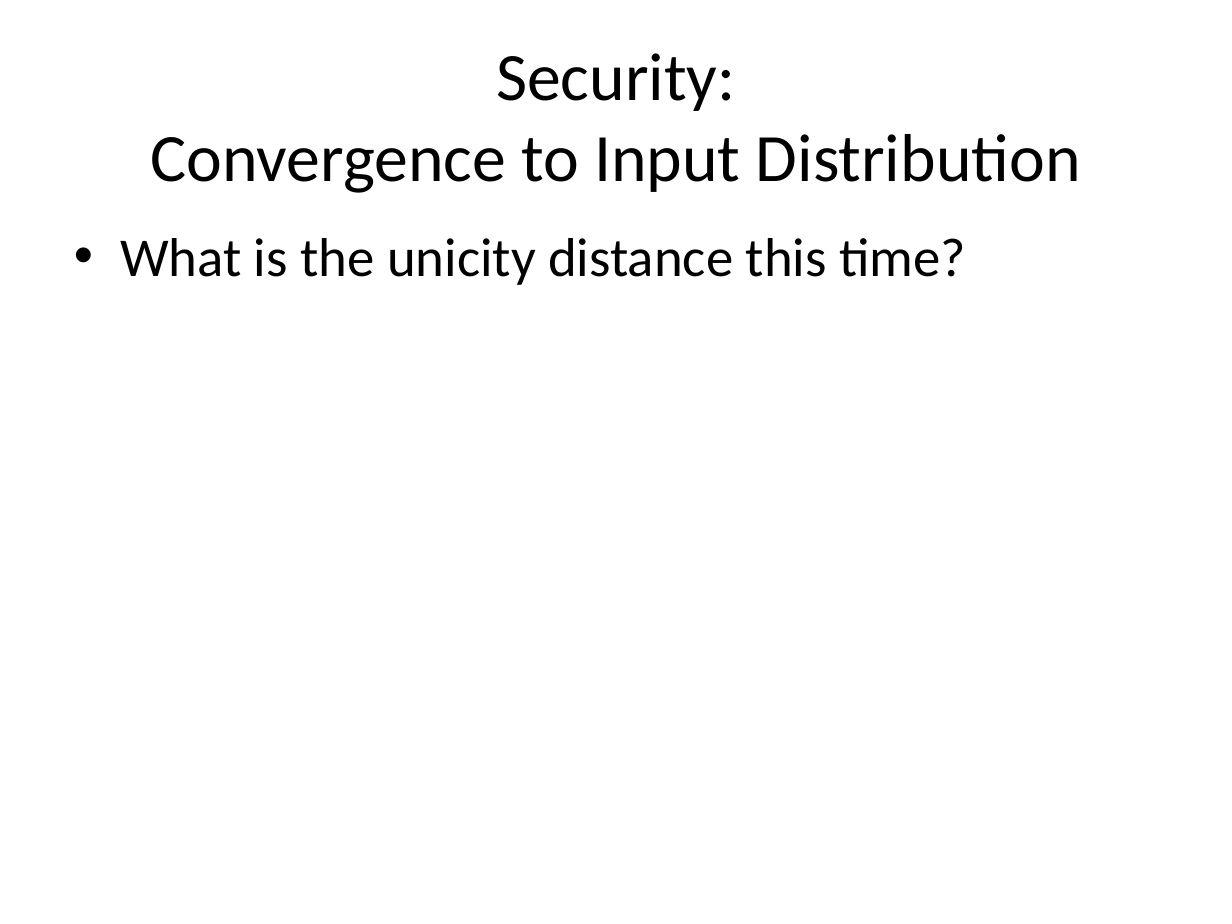
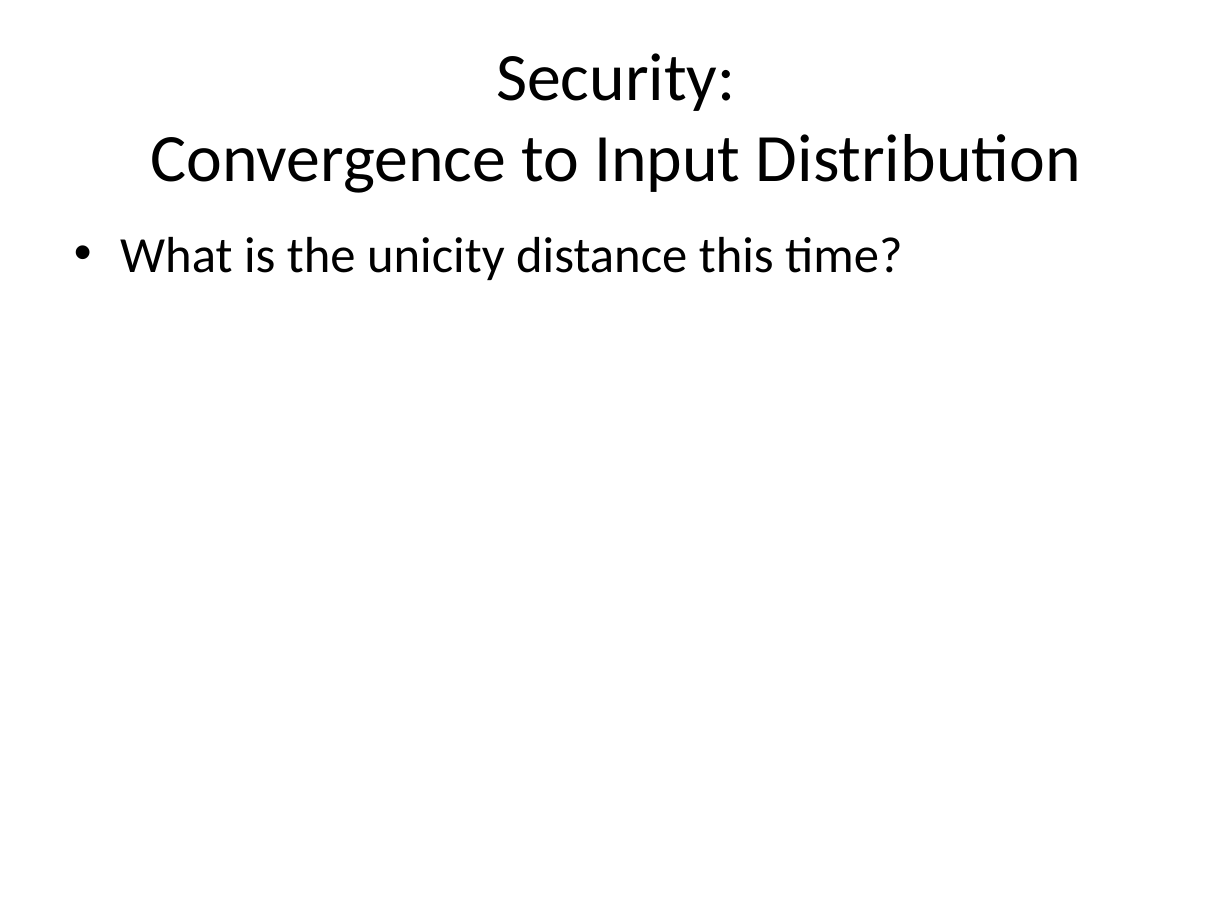
Before and after one commit to Riebart/MSc-Thesis, a slide deck: slide 38 of Probcode Presentation.pptx. Drawn at 1232x924 pixels with LibreOffice and Linux fonts; fonts in the diff are those of the drawing. Boxes give left, top, right and bottom in pixels: in the first picture for what was removed or moved away, otherwise in the second. Text is boxed around its words. In the diff, an @@ line names an element or a change of style, - is before the commit and + after.

```diff
--- a/Probcode Presentation.pptx
+++ b/Probcode Presentation.pptx
@@ text "What is the unicity distance ..." at [120, 237, 902, 280]: size 32 to 29.6 pt @@
```
Also in this commit, not shown: 4 other slides changed, 56 other files.
